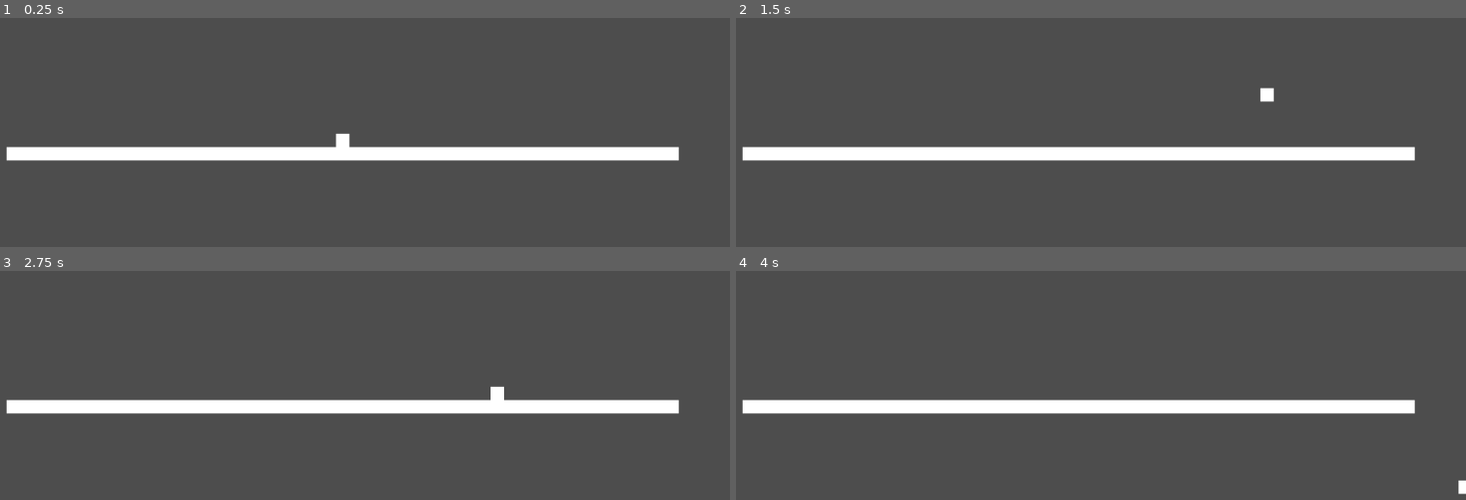
Above: before the commit, frames 1-4 (two rows, left to right).
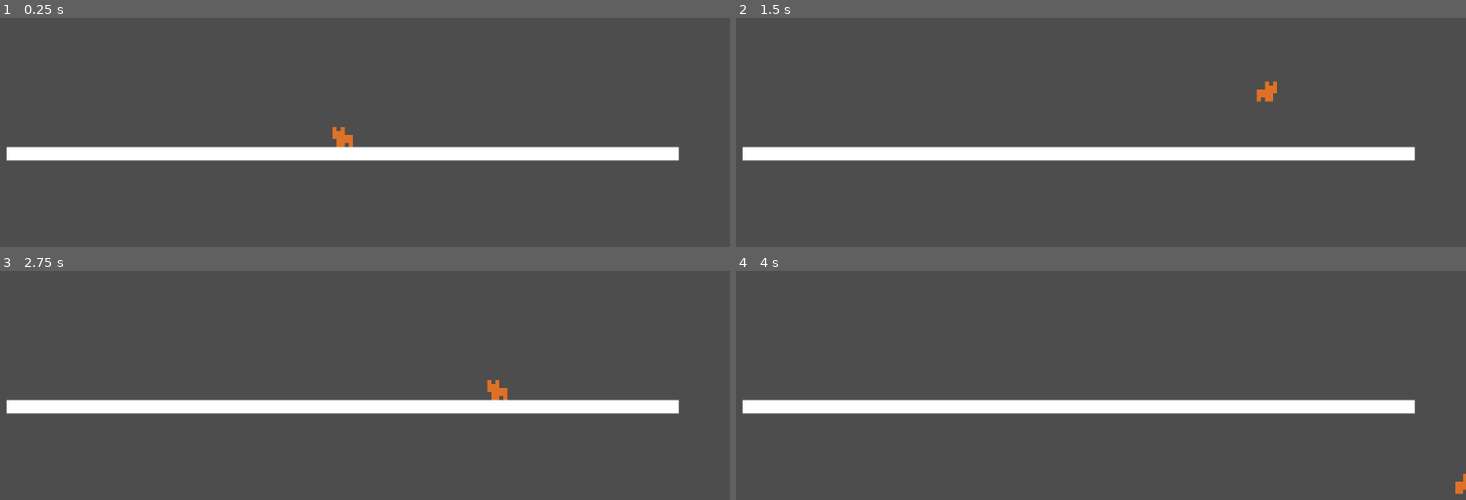
Above: after the commit, the same moments.

Repository: mattmcleroy/BIGJ-Project
Game: Godot game, scene res://scenes/main.tscn
Two runs of this game, one before a commit and one after it. Both use one fixed random seed, a clock stepped at 60 frames per second and the inputs below.
Inputs:
- Up to frame 1 (0.25 s): no input
- Up to frame 2 (1.5 s): tap Enter at 0.5 s; hold D (move_right) from 0.53 s (still down); tap Space (jump) at 0.77 s
- Up to frame 3 (2.75 s): tap Space (jump) at 1.52 s; release D (move_right) at 2.03 s; hold A (move_left) from 2.03 s (still down)
- Up to frame 4 (4 s): release A (move_left) at 2.78 s; hold D (move_right) from 2.78 s (still down); tap Space (jump) at 3.02, 3.77 s

The runs differ from the first frame. In frame 1, 0.2% of the frame differs, in the area x 45-49%, y 47-57%; in frame 2, 0.2%, in the area x 71-75%, y 27-37%; in frame 3, 0.2%; in frame 4, 0.1%.

Commit message:
added animation to player

Diff:
--- a/player/Player.tscn
+++ b/player/Player.tscn
@@ -2,26 +2,31 @@
 
 [ext_resource type="Script" uid="uid://bhkew57xgyjvh" path="res://player/player.gd" id="1_ulp21"]
 [ext_resource type="Script" uid="uid://c0yoib8v1idi5" path="res://player/player_state_machine.gd" id="2_3c3w1"]
+[ext_resource type="SpriteFrames" uid="uid://bb3sf3skbxghh" path="res://player/player_sprite_frames.tres" id="2_gskgj"]
+[ext_resource type="Script" uid="uid://b1xc4kf4iikma" path="res://player/player_animator.gd" id="3_06mnu"]
 [ext_resource type="Script" uid="uid://cfjgftjw3f162" path="res://player/states/idle.gd" id="3_wnvi2"]
 [ext_resource type="Script" uid="uid://c23syeqn2dlrq" path="res://player/states/running.gd" id="4_x8kxw"]
 [ext_resource type="Script" uid="uid://3uj1t2gje704" path="res://player/states/jumping.gd" id="5_aqcbf"]
 [ext_resource type="Script" uid="uid://dg43jfvl72arn" path="res://player/states/falling.gd" id="6_aqcbf"]
 
 [sub_resource type="RectangleShape2D" id="RectangleShape2D_ulp21"]
-
-[sub_resource type="QuadMesh" id="QuadMesh_ulp21"]
+size = Vector2(18.666668, 19.333334)
 
 [node name="Player" type="CharacterBody2D" unique_id=1819552531]
 script = ExtResource("1_ulp21")
 
 [node name="CollisionShape2D" type="CollisionShape2D" parent="." unique_id=1793717074]
+position = Vector2(0, 0.49999952)
+scale = Vector2(1.5, 1.5)
 shape = SubResource("RectangleShape2D_ulp21")
 
-[node name="MeshInstance2D (this will go away)" type="MeshInstance2D" parent="." unique_id=377221213]
-scale = Vector2(20, 20)
-mesh = SubResource("QuadMesh_ulp21")
-
 [node name="AnimatedSprite2D" type="AnimatedSprite2D" parent="." unique_id=1463662779]
+texture_filter = 1
+scale = Vector2(6, 6)
+sprite_frames = ExtResource("2_gskgj")
+animation = &"walk_left"
+frame_progress = 0.61385113
+script = ExtResource("3_06mnu")
 
 [node name="StateMachine" type="Node" parent="." unique_id=85812877]
 script = ExtResource("2_3c3w1")
--- a/player/player.gd
+++ b/player/player.gd
@@ -6,5 +6,7 @@
 const GRAVITY_MULTIPLIER = 2.0
 const AIR_MOVE_STRENGTH = 0.5
 
+@export var player_animator: PlayerAnimator
+
 func apply_gravity(_delta: float) -> void:
 	velocity += get_gravity() * _delta * GRAVITY_MULTIPLIER
--- /dev/null
+++ b/player/player_animator.gd
@@ -0,0 +1,17 @@
+class_name PlayerAnimator extends AnimatedSprite2D
+
+
+# Called when the node enters the scene tree for the first time.
+func _ready():
+	pass # Replace with function body.
+
+
+# Called every frame. 'delta' is the elapsed time since the previous frame.
+func _process(delta):
+	pass
+
+func walk_left() -> void:
+	animation = "walk_left"
+
+func walk_right() -> void:
+	animation = "walk_right"
--- /dev/null
+++ b/player/player_sprite_frames.tres
@@ -0,0 +1,44 @@
+[gd_resource type="SpriteFrames" format=3 uid="uid://bb3sf3skbxghh"]
+
+[ext_resource type="Texture2D" uid="uid://djc1iftfy8feb" path="res://player/Sprite-0001.png" id="1_vtti7"]
+
+[sub_resource type="AtlasTexture" id="AtlasTexture_e2h3v"]
+atlas = ExtResource("1_vtti7")
+region = Rect2(0, 0, 5, 5)
+
+[sub_resource type="AtlasTexture" id="AtlasTexture_pqije"]
+atlas = ExtResource("1_vtti7")
+region = Rect2(5, 0, 5, 5)
+
+[sub_resource type="AtlasTexture" id="AtlasTexture_0c2jh"]
+atlas = ExtResource("1_vtti7")
+region = Rect2(0, 5, 5, 5)
+
+[sub_resource type="AtlasTexture" id="AtlasTexture_cwubc"]
+atlas = ExtResource("1_vtti7")
+region = Rect2(5, 5, 5, 5)
+
+[resource]
+animations = [{
+"frames": [{
+"duration": 1.0,
+"texture": SubResource("AtlasTexture_e2h3v")
+}, {
+"duration": 1.0,
+"texture": SubResource("AtlasTexture_pqije")
+}],
+"loop": true,
+"name": &"walk_left",
+"speed": 5.0
+}, {
+"frames": [{
+"duration": 1.0,
+"texture": SubResource("AtlasTexture_0c2jh")
+}, {
+"duration": 1.0,
+"texture": SubResource("AtlasTexture_cwubc")
+}],
+"loop": true,
+"name": &"walk_right",
+"speed": 5.0
+}]
--- a/player/states/idle.gd
+++ b/player/states/idle.gd
@@ -2,7 +2,7 @@
 
 func enter() -> void:
 	print(IDLE)
-	# set animation to idle
+	animator.pause()
 
 func update(_delta: float) -> void:
 	pass
@@ -14,6 +14,7 @@
 		finished.emit(FALLING)
 		return
 
+	player.velocity.x = x_input
 	if x_input != 0:
 		finished.emit(RUNNING)
 		return
@@ -26,4 +27,4 @@
 	player.move_and_slide()
 
 func exit() -> void:
-	pass
+	animator.play()
--- a/player/states/player_state.gd
+++ b/player/states/player_state.gd
@@ -7,8 +7,14 @@
 const POUNCING = "Pouncing"
 
 var player: Player
+var animator: PlayerAnimator
 
 func _ready() -> void:
 	await owner.ready
 	player = owner as Player
 	assert(player != null, "The PlayerState state type must be used only in the player scene. It needs the owner to be a Player node.")
+
+	animator = get_node("../../AnimatedSprite2D")
+
+	if animator != null:
+		print("Found Animator")
--- a/player/states/running.gd
+++ b/player/states/running.gd
@@ -13,6 +13,13 @@
 	var x_input = Input.get_axis("move_left", "move_right")
 	player.velocity.x = x_input * player.SPEED
 
+	if x_input < 0:
+		animator.play("walk_left")
+	else: if x_input > 0:
+		animator.play("walk_right")
+	else:
+		finished.emit(IDLE)
+
 	if !player.is_on_floor():
 		finished.emit(FALLING)
 
Binary file added: player/Sprite-0001.png
Not shown, added: player/Sprite-0001.png.import
Binary file added: player/costume1-2.png
Not shown, added: player/costume1-2.png.import
Not shown, added: player/player_animator.gd.uid
